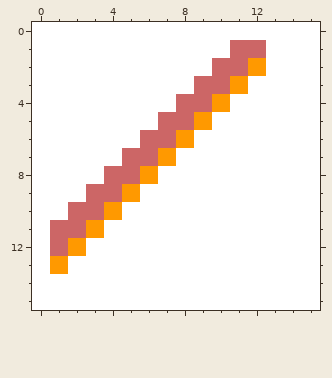
A pixel-art sprite gets an edit: lib/res/ILinkPath.gif. Above is the file before it was changed.
The file is 16x16 pixels.
After:
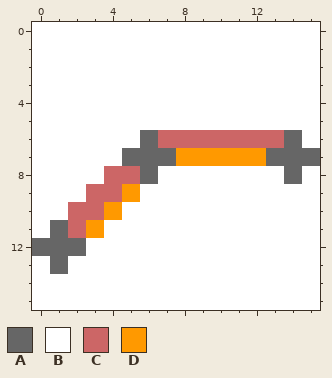
Palette (. is transparent): A #666666  B #ffffff  C #cc6666  D #ff9900
Edits made:
Colour B becomes colour A in row 6 at x 14; in row 7 at x 13 to 15; in row 8 at x 14; in row 12 at x 0.
Colour C becomes colour A in row 6 at x 6; in row 7 at x 5 to 6; in rows 11 to 12 at x 1.
Colour D becomes colour A in row 7 at x 7; in row 8 at x 6; in row 12 at x 2; in row 13 at x 1.
Colour C becomes colour B in row 1 at x 11 to 12; in row 2 at x 10 to 11; in row 3 at x 9 to 10; in row 4 at x 8 to 9; in row 5 at x 7 to 8.
Colour D becomes colour B in row 2 at x 12; in row 3 at x 11; in row 4 at x 10; in row 5 at x 9.
Colour B becomes colour C in row 6 at x 9 to 13.
Colour D becomes colour C in row 6 at x 8.
Colour B becomes colour D in row 7 at x 8 to 12.
Where, in picture pixels (left, top, right, bottom), the same in both pictures:
changed: (32, 40, 320, 274)
